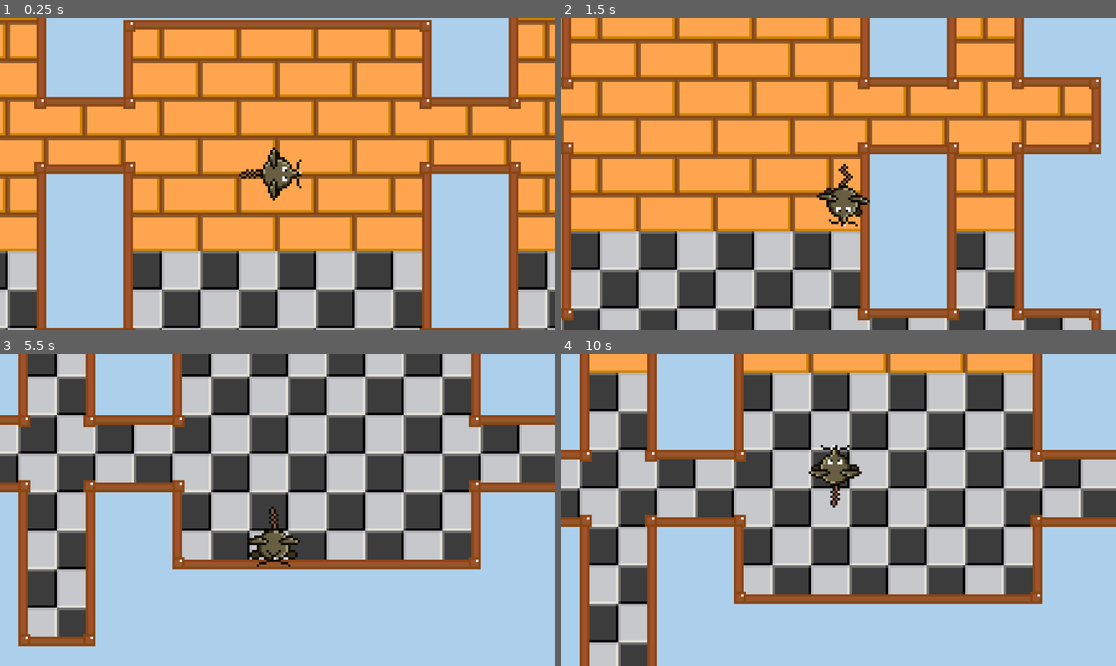
Above: before the commit, frames 1-4 (two rows, left to right).
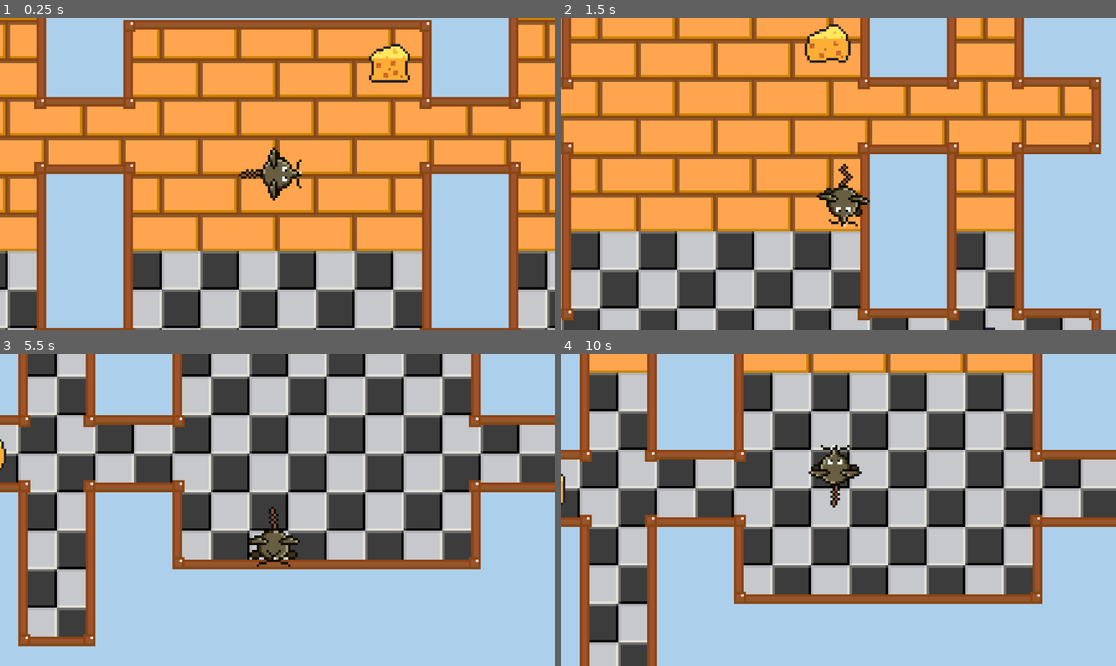
Above: after the commit, the same moments.

Repository: rasmussvala/TDDD23-Cheddar-Chase
Game: Godot game, scene res://scenes/game.tscn
The game is run twice, just before and just after one commit, with the same random seed, the same clock (stepped at 60 frames per second) and the same inputs. This scene is started directly instead of the project's main scene.
Inputs:
- Up to frame 1 (0.25 s): no input
- Up to frame 2 (1.5 s): tap Enter at 0.5 s; hold Right (ui_right) 0.53-1.28 s; hold Down (ui_down) from 1.28 s (still down)
- Up to frame 3 (5.5 s): release Down (ui_down) at 2.03 s; hold Right (ui_right) 2.03-2.78 s; hold Up (ui_up) 2.78-3.53 s; hold Left (ui_left) 3.53-5.03 s; hold Down (ui_down) from 5.03 s (still down)
- Up to frame 4 (10 s): release Down (ui_down) at 5.78 s; hold Right (ui_right) 5.78-6.53 s; hold Up (ui_up) 6.53-7.28 s; hold Right (ui_right) 7.28-8.03 s; hold Down (ui_down) 8.03-8.78 s; hold Left (ui_left) 8.78-9.53 s; hold Up (ui_up) from 9.53 s (still down)

The runs differ from the first frame. In frame 1, 0.8% of the frame differs, in the area x 66-74%, y 8-21%; in frame 2, 0.8%, in the area x 43-79%, y 2-100%; in frame 3, less than 0.1%; in frame 4, less than 0.1%.

Commit message:
added cheese and game manager
added cheeses with collision and a game manager to count the cheeses collected

Diff:
--- a/scenes/cheese.tscn
+++ b/scenes/cheese.tscn
@@ -43,13 +43,17 @@
 size = Vector2(15, 11)
 
 [node name="Cheese" type="Area2D"]
+collision_mask = 2
 script = ExtResource("1_4ciu2")
 
 [node name="AnimatedSprite2D" type="AnimatedSprite2D" parent="."]
 sprite_frames = SubResource("SpriteFrames_53bq8")
 animation = &"idle"
-frame_progress = 0.63135
+autoplay = "idle"
+frame_progress = 0.78457
 
 [node name="CollisionShape2D" type="CollisionShape2D" parent="."]
 position = Vector2(-0.5, -0.5)
 shape = SubResource("RectangleShape2D_cumda")
+
+[connection signal="body_entered" from="." to="." method="_on_body_entered"]
--- a/scenes/game.tscn
+++ b/scenes/game.tscn
@@ -1,9 +1,27 @@
-[gd_scene load_steps=3 format=3 uid="uid://b3wdmox28pm05"]
+[gd_scene load_steps=6 format=3 uid="uid://b25qwne7s6ah4"]
 
-[ext_resource type="PackedScene" uid="uid://b4cu5dc1rlitf" path="res://scenes/testRoom.tscn" id="1_8ay2r"]
+[ext_resource type="Script" path="res://scripts/gameManager.gd" id="1_1b4al"]
+[ext_resource type="PackedScene" path="res://scenes/testRoom.tscn" id="1_8ay2r"]
 [ext_resource type="PackedScene" uid="uid://dnlv8wuw8y7et" path="res://scenes/playerCharacter.tscn" id="2_y4nnn"]
+[ext_resource type="PackedScene" uid="uid://cv7e0kb2x6ro2" path="res://scenes/cheese.tscn" id="3_lfih6"]
+[ext_resource type="FontFile" uid="uid://c1jrm06anmbhs" path="res://assets/fonts/PixelOperator8.ttf" id="5_015kq"]
 
 [node name="Game" type="Node2D"]
+
+[node name="GameManager" type="Node" parent="."]
+unique_name_in_owner = true
+script = ExtResource("1_1b4al")
+
+[node name="ScoreLabel" type="Label" parent="GameManager"]
+offset_left = -67.0
+offset_top = -84.0
+offset_right = 66.0
+offset_bottom = -65.0
+theme_override_fonts/font = ExtResource("5_015kq")
+theme_override_font_sizes/font_size = 8
+text = "You have collected  x cheeses."
+horizontal_alignment = 1
+autowrap_mode = 2
 
 [node name="Room" type="Node2D" parent="."]
 
@@ -12,3 +30,23 @@
 [node name="Player" type="Node2D" parent="."]
 
 [node name="playerCharacter" parent="Player" instance=ExtResource("2_y4nnn")]
+
+[node name="Cheeses" type="Node" parent="."]
+
+[node name="Cheese" parent="Cheeses" instance=ExtResource("3_lfih6")]
+position = Vector2(-112, -78)
+
+[node name="Cheese2" parent="Cheeses" instance=ExtResource("3_lfih6")]
+position = Vector2(-142, -15)
+
+[node name="Cheese3" parent="Cheeses" instance=ExtResource("3_lfih6")]
+position = Vector2(-142, 80)
+
+[node name="Cheese4" parent="Cheeses" instance=ExtResource("3_lfih6")]
+position = Vector2(112, 81)
+
+[node name="Cheese5" parent="Cheeses" instance=ExtResource("3_lfih6")]
+position = Vector2(112, -77)
+
+[node name="Cheese6" parent="Cheeses" instance=ExtResource("3_lfih6")]
+position = Vector2(47, -45)
--- a/scenes/playerCharacter.tscn
+++ b/scenes/playerCharacter.tscn
@@ -298,6 +298,7 @@
 }]
 
 [node name="playerCharacter" type="CharacterBody2D"]
+collision_layer = 2
 script = ExtResource("1_p3jmh")
 
 [node name="playerCollision" type="CollisionShape2D" parent="."]
--- a/scripts/cheese.gd
+++ b/scripts/cheese.gd
@@ -1,4 +1,7 @@
 extends Area2D
 
-func _on_body_entered(body):
-	print("You walked on a coin.")
+@onready var game_manager = %GameManager
+
+func _on_body_entered(body) -> void:
+	game_manager.add_point()
+	queue_free()
--- /dev/null
+++ b/scripts/gameManager.gd
@@ -0,0 +1,9 @@
+extends Node
+
+var score = 0
+
+@onready var score_label: Label = $ScoreLabel
+
+func add_point() -> void:
+	score += 1
+	score_label.text = "You have collected " + str(score) + " cheeses"
Binary file added: assets/fonts/PixelOperator8-Bold.ttf
Binary file added: assets/fonts/PixelOperator8.ttf
Not shown: 1 places in scenes/cheese.tscn that only renumber resources
Not shown: 1 places in scenes/playerCharacter.tscn that only renumber resources
